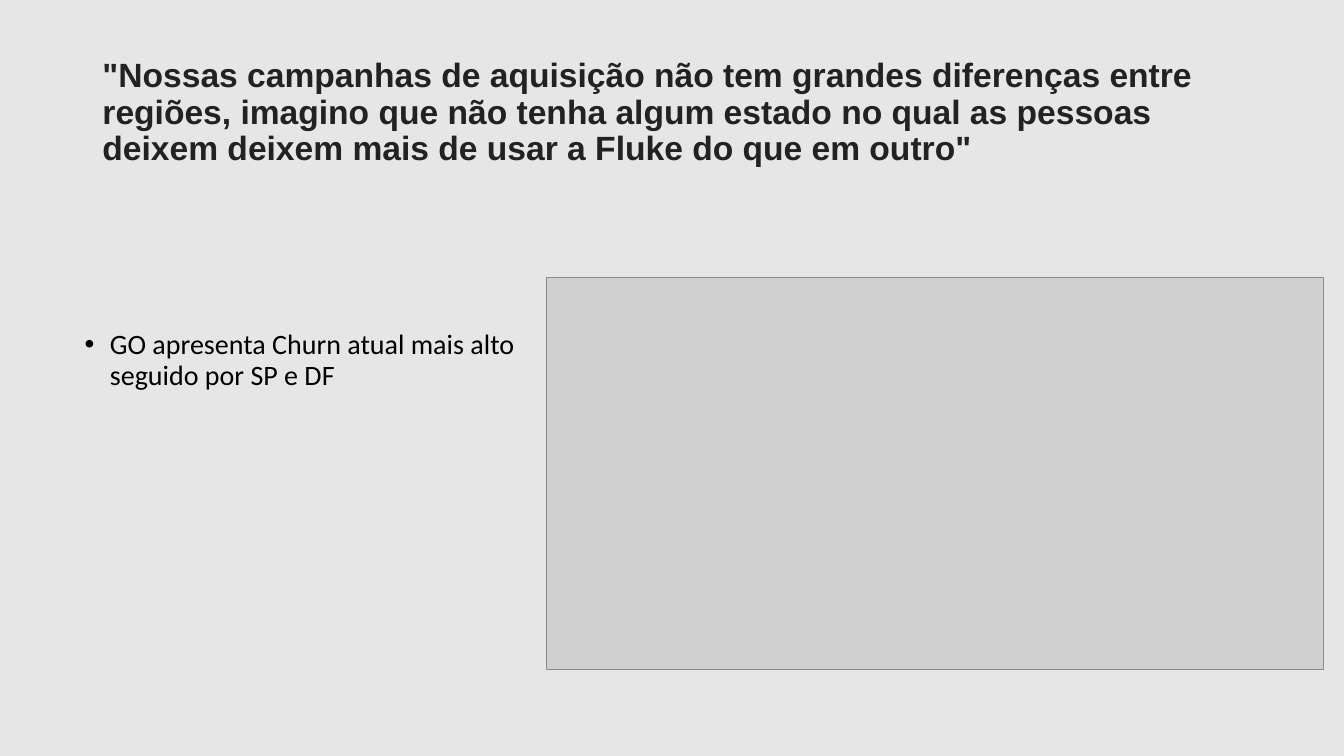
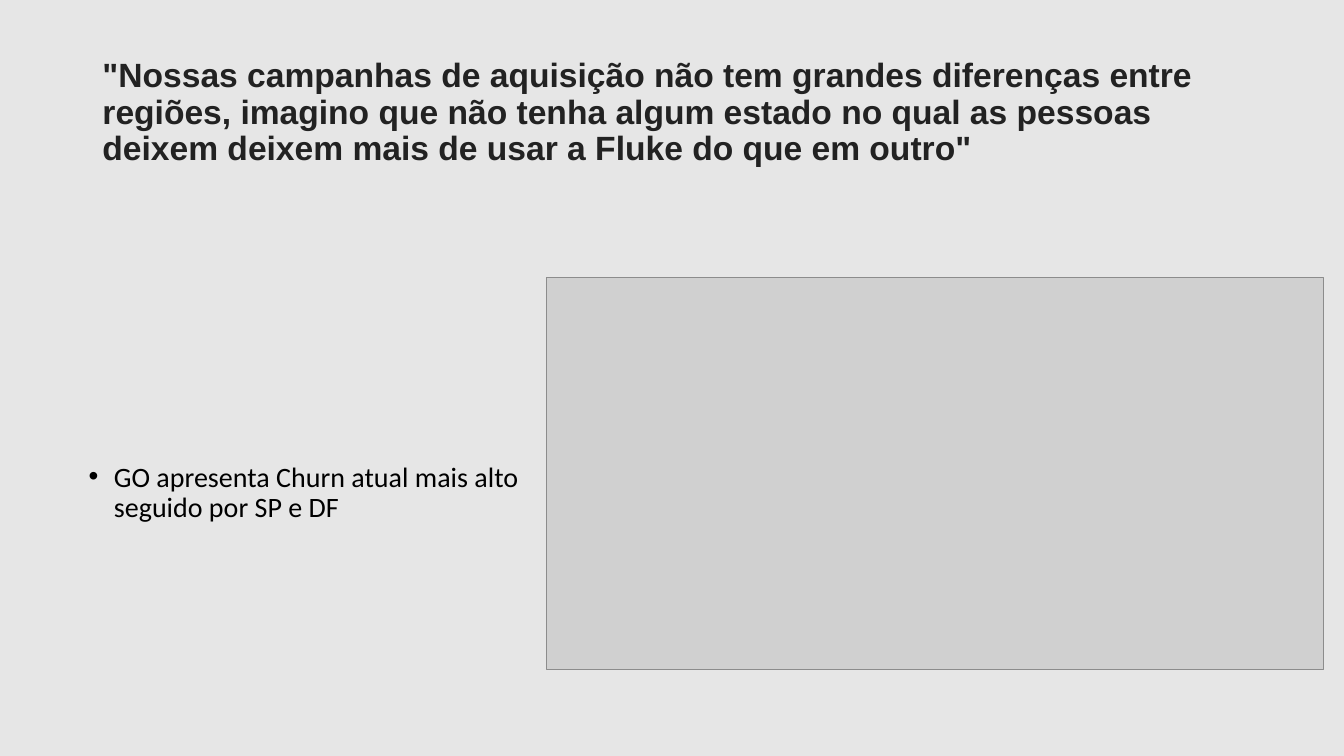
Before and after one commit to filipeaguiarrod/Fluke-Case, a slide deck: slide 7 of Churn_Case.pptx (slide 8 before the commit). Drawn at 1344x756 pixels with LibreOffice and Linux fonts; fonts in the diff are those of the drawing; grey boxes stand for pictures. Boxes give left, top, right and bottom in pixels: in the first picture for what was removed or moved away, otherwise in the second. Text is boxed around its words. In the diff, an @@ line names an element or a change of style, - is before the commit and + after.

```diff
--- a/Churn_Case.pptx
+++ b/Churn_Case.pptx
@@ text "GO apresenta Churn atual mais ..." moved from (x1=110, y1=334, x2=514, y2=390) to (x1=114, y1=467, x2=518, y2=522) @@
```
Also in this commit, not shown: 4 other slides changed, 2 slides added, 2 slides removed, 3 other files.
